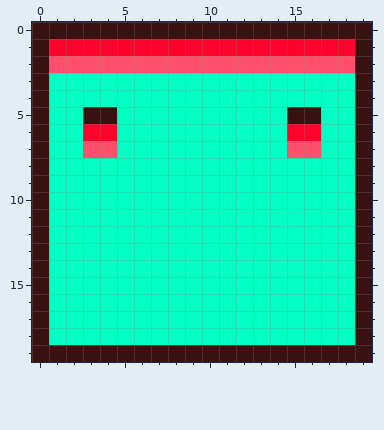
File history of a pixel-art sprite, res/rooms/room1.png. That is the earlier state.
The file is 20x20 pixels.
Once edited:
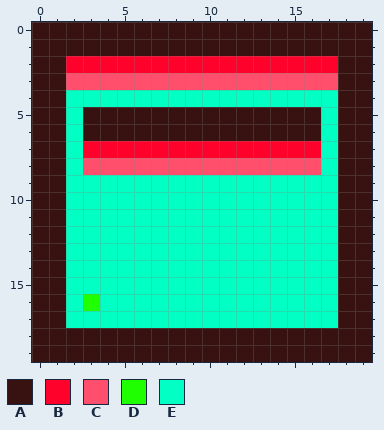
Palette (. is transparent): A #371211  B #ff022c  C #ff4f6c  D #20ff02  E #02ffc4
The edit:
y 1: x 1..18 BBBBBBBBBBBBBBBBBB -> AAAAAAAAAAAAAAAAAA
y 2: x 1..18 CCCCCCCCCCCCCCCCCC -> ABBBBBBBBBBBBBBBBA
y 3: x 1..18 EEEEEEEEEEEEEEEEEE -> ACCCCCCCCCCCCCCCCA
y 4: x 1 E -> A; x 18 E -> A
y 5: x 1 E -> A; x 5..14 EEEEEEEEEE -> AAAAAAAAAA; x 18 E -> A
y 6: x 1 E -> A; x 3..16 BBEEEEEEEEEEBB -> AAAAAAAAAAAAAA; x 18 E -> A
y 7: x 1 E -> A; x 3..16 CCEEEEEEEEEECC -> BBBBBBBBBBBBBB; x 18 E -> A
y 8: x 1 E -> A; x 3..16 EEEEEEEEEEEEEE -> CCCCCCCCCCCCCC; x 18 E -> A
y 9..15: x 1 E -> A; x 18 E -> A
y 16: x 1 E -> A; x 3 E -> D; x 18 E -> A
y 17: x 1 E -> A; x 18 E -> A
y 18: x 1..18 EEEEEEEEEEEEEEEEEE -> AAAAAAAAAAAAAAAAAA
Pixel boxes of the changes (left, top, right, bottom) in both pictures:
changed: (49, 39, 355, 345)
